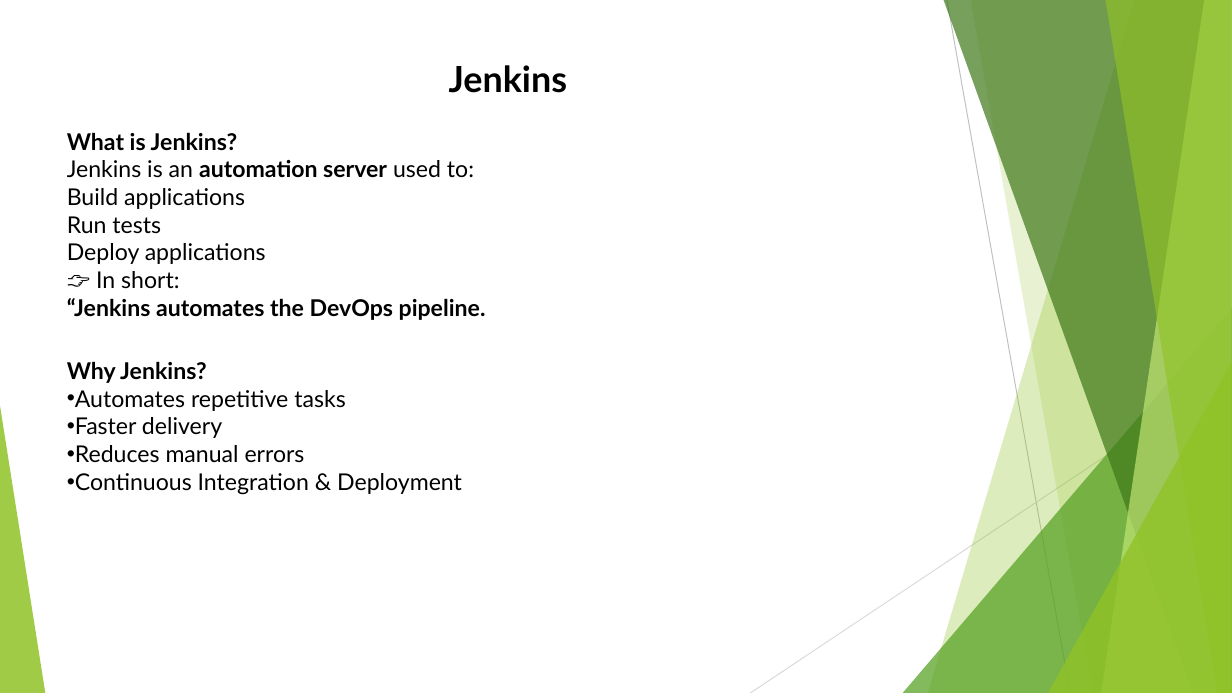
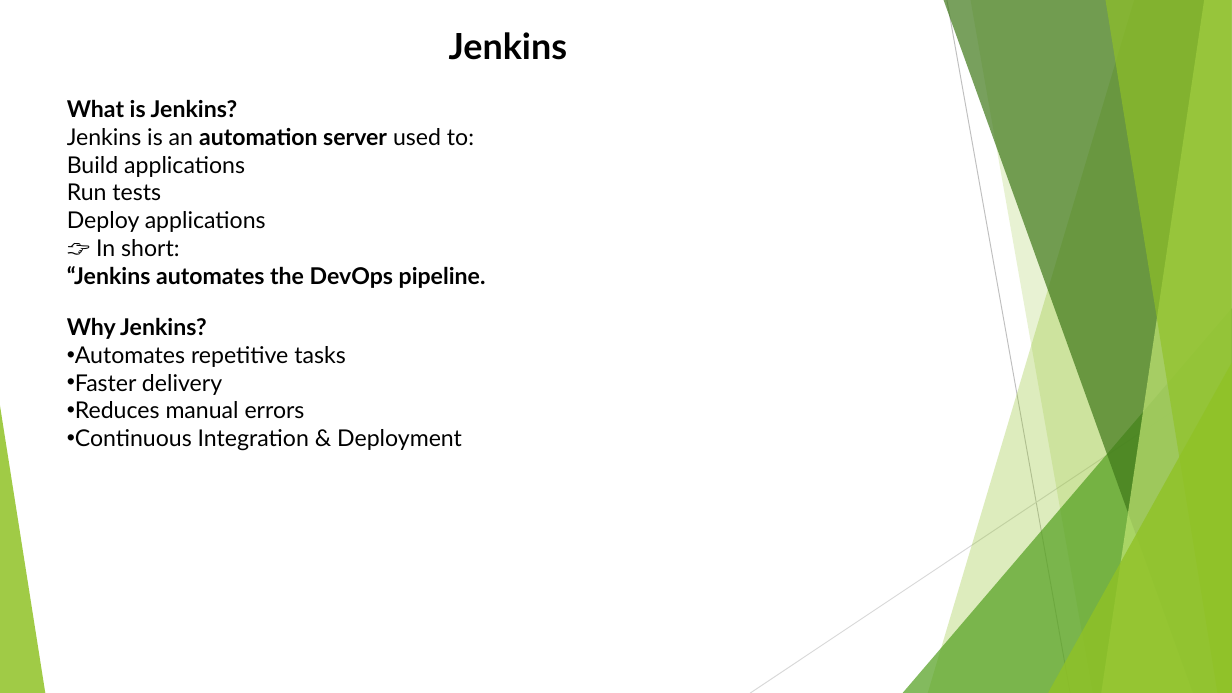
Before and after one commit to Mephist0phele/DevOps-Prep, a slide deck: slide 14 of DevOps PPT.pptx (slide 13 before the commit). Drawn at 1232x693 pixels with LibreOffice and Linux fonts; fonts in the diff are those of the drawing. Boxes give left, top, right and bottom in pixels: in the first picture for what was removed or moved away, otherwise in the second. Text is boxed around its words. In the diff, an @@ line names an element or a change of style, - is before the commit and + after.

```diff
--- a/DevOps PPT.pptx
+++ b/DevOps PPT.pptx
@@ text "Jenkins What is Jenkins?": place and size @@
-text "Jenkins What is Jenkins?" at bbox=[67, 65, 568, 320]
+text "Jenkins What is Jenkins?" at bbox=[67, 32, 568, 288]
@@ text "Why Jenkins?": place and size @@
-text "Why Jenkins?" at bbox=[67, 361, 462, 495]
+text "Why Jenkins?" at bbox=[67, 317, 462, 451]
```
Also in this commit, not shown: 5 other slides changed, 6 slides added, 1 slide removed.
